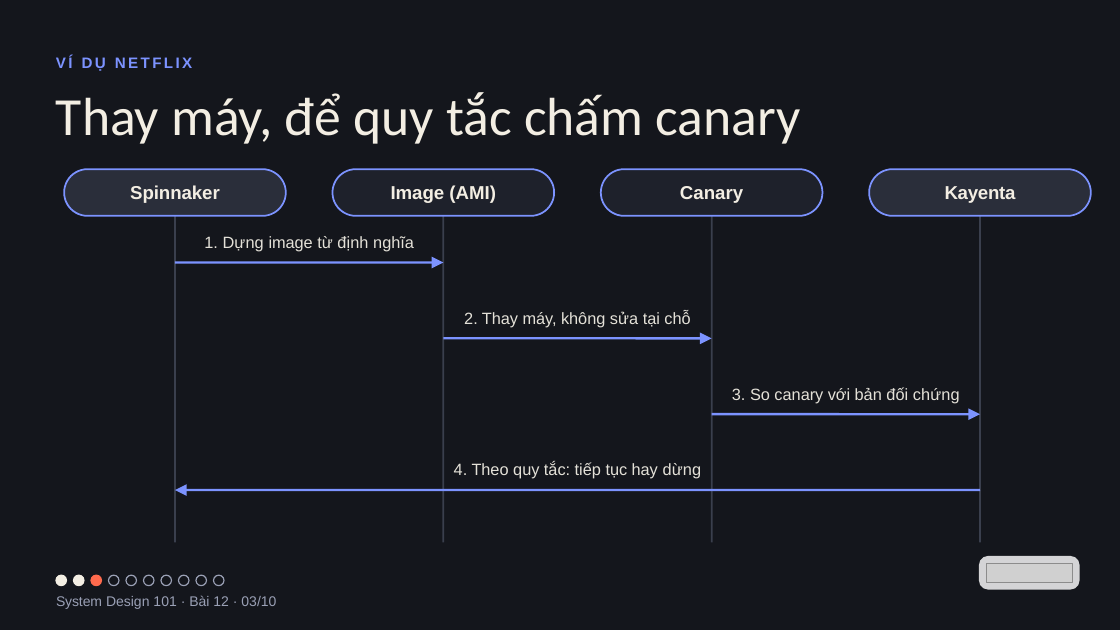
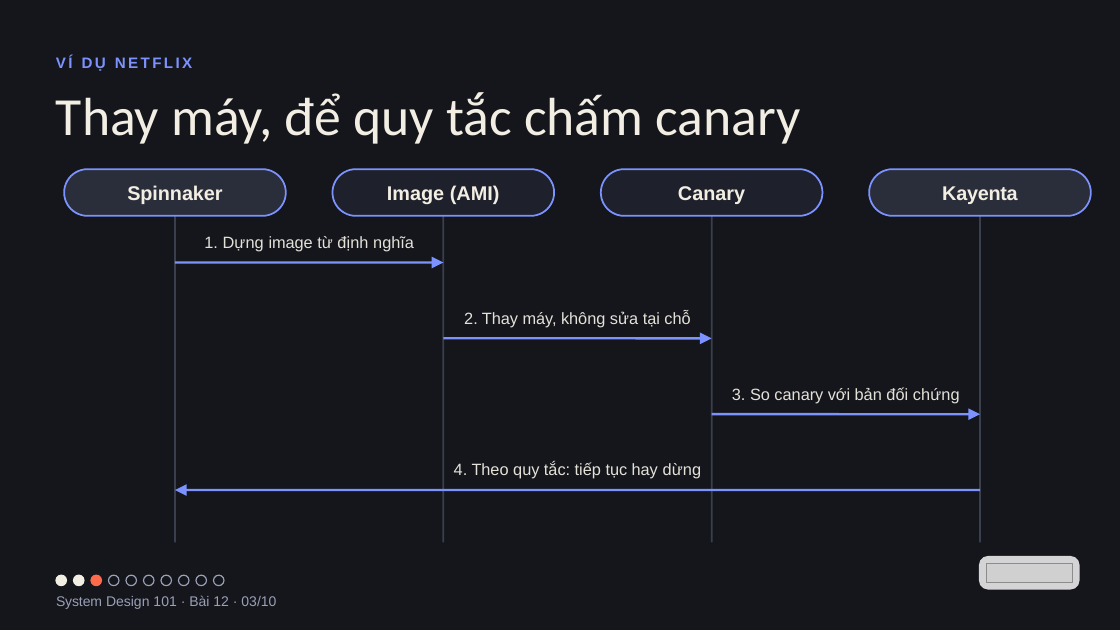
Before and after one commit to vohoailinh90/tool-marketing-studio, a slide deck: slide 3 of system-design-101/vi/lessons/sd-13-012/slides/sd-13-012.pptx. Drawn at 1120x630 pixels with LibreOffice and Linux fonts; fonts in the diff are those of the drawing; grey boxes stand for pictures. Boxes give left, top, right and bottom in pixels: in the first picture for what was removed or moved away, otherwise in the second. Text is boxed around its words. In the diff, an @@ line names an element or a change of style, - is before the commit and + after.

```diff
--- a/system-design-101/vi/lessons/sd-13-012/slides/sd-13-012.pptx
+++ b/system-design-101/vi/lessons/sd-13-012/slides/sd-13-012.pptx
@@ rounded rectangle "Image (AMI)" at (333, 169, 554, 216): size 24 to 25.5 pt; letter spacing -0.1 to 0 pt in "Image" @@
@@ size 24 to 25.5 pt in 3 elements at (64, 169, 286, 216), (601, 169, 823, 216), (869, 169, 1091, 216) @@
```
Also in this commit, not shown: 1 other slide changed, 4 other files.
